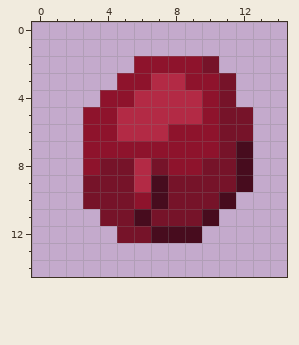
Edited in one commit: pixel-art sprite (Assets/Resources/Sprites/UI/Player/Player_2.png). The first picture shows the starting point.
The file is 15x15 pixels.
The result:
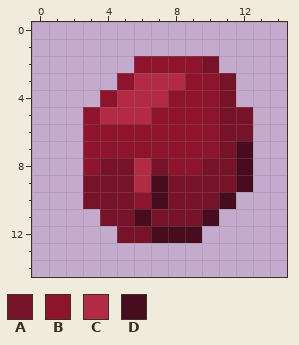
Palette (. is transparent): A #761329  B #8e132c  C #b32a45  D #470c1e
From old to new:
{"y":3,"x":6,"old":"B","new":"C"}
{"y":4,"x":5,"old":"B","new":"C"}
{"y":4,"x":8,"old":"CC","new":"BB"}
{"y":5,"x":4,"old":"B","new":"C"}
{"y":5,"x":7,"old":"CCC","new":"BBB"}
{"y":6,"x":5,"old":"CCC","new":"BBB"}
{"label":"changed","picture_box":[100,73,202,141]}
